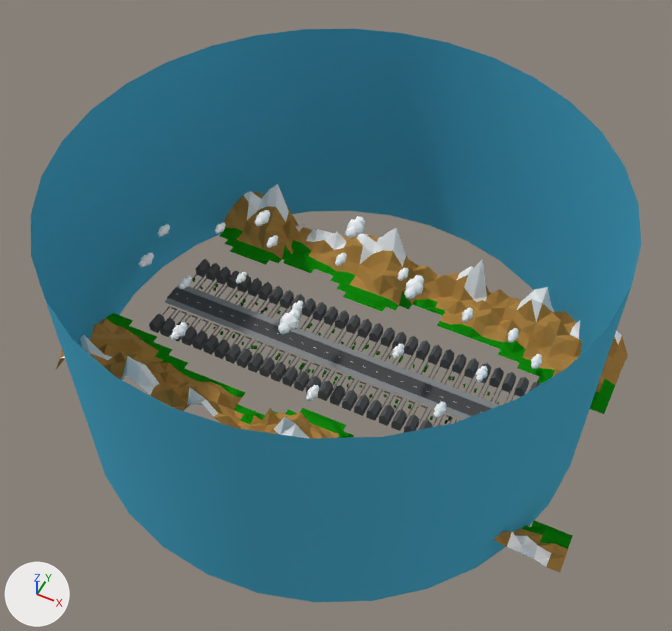
What one commit did to the Blender file 03-Scenes/Grundeinstellung2.blend.
The view is the same before and after, from a 50 mm camera at (55.1, -115.9, 158.9) aimed at (0.1, -5.8, 21.3). The axes (+X, +Y, +Z) are drawn at lower left. The lights are the same throughout.
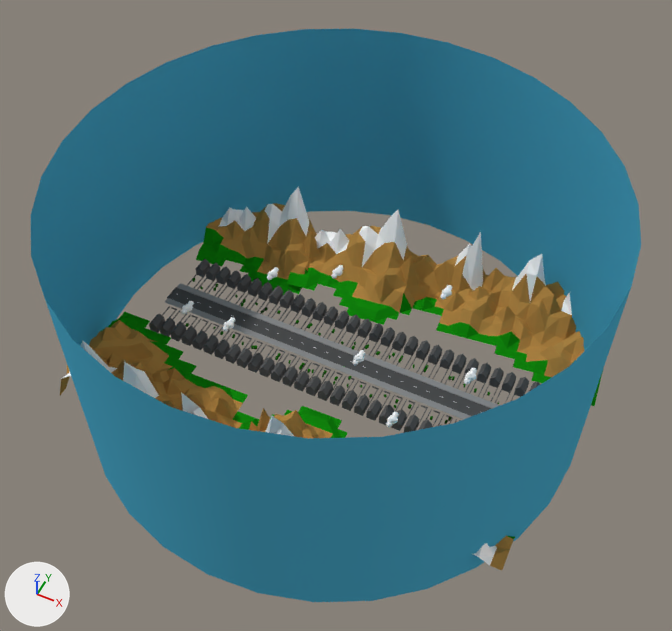
Changed parts and their boxes (x1, y1, x2, y2) in the pictures (672 x 631 px; the box of a moved part takes in the faces that stretch with it):
'berge.001', added: after (196, 186, 603, 406)
'berge.003', deleted: before (220, 184, 628, 414)
'berge', reshaped, moved, turned, rescaled: before (56, 313, 573, 573); after (60, 312, 515, 570)
'clouds.019', no longer drawn: before (278, 309, 300, 335)
'clouds.020', no longer drawn: before (404, 275, 424, 299)
'clouds.018', no longer drawn: before (345, 216, 365, 239)
'clouds.002', no longer drawn: before (170, 322, 188, 340)
'clouds.004', no longer drawn: before (255, 210, 270, 226)
'clouds.007', no longer drawn: before (139, 253, 154, 268)
'clouds.014', no longer drawn: before (434, 401, 446, 418)
'clouds.017', deleted: before (306, 385, 319, 401)
'wolkee.005', added: after (464, 368, 477, 384)
'clouds.013', no longer drawn: before (476, 366, 488, 382)
'clouds.015', deleted: before (531, 354, 542, 369)
'clouds.012', deleted: before (462, 307, 473, 322)
'wolkee.006', added: after (386, 412, 399, 427)
'clouds.009', no longer drawn: before (392, 344, 404, 359)
'wolkee.002', added: after (352, 350, 365, 365)
'clouds.003', deleted: before (179, 276, 192, 290)
'clouds.016', no longer drawn: before (508, 328, 518, 343)
'wolkee.001', added: after (222, 317, 235, 331)
'clouds.011', deleted: before (335, 253, 347, 266)
'wolkee.004', added: after (440, 285, 452, 299)
'clouds.010', no longer drawn: before (398, 268, 409, 281)
'wolkee.007', added: after (181, 301, 194, 314)
'clouds.006', no longer drawn: before (157, 224, 170, 237)
'wolkee.003', added: after (331, 265, 343, 279)
'clouds.005', deleted: before (266, 235, 278, 248)
'wolkee', added: after (267, 267, 279, 280)
'clouds.001', deleted: before (236, 272, 247, 284)
'clouds', no longer drawn: before (215, 222, 226, 234)
'clouds.008', no longer drawn: before (292, 300, 303, 312)
part 1 of me_plane, moved or reshaped: before (220, 184, 573, 573); after (196, 186, 515, 570)

The change, as a list of edits to the scene's bpy script:
```text
Change me_plane:
    where me_plane.from_pydata(...)  # 396 vertices, 649 faces; spans x -1.04..-0.31, y -1.77..1.0, z -0.03..0.53
    used by ob_plane; location = (0.389, 0.404, 0.0863); rotation_euler = (0.0, 0.0, -0.0089), in degrees (0, 0, -0.5); scale = (7.08, 7.08, 7.08)
    me_plane part 1: the loose piece of 108 vertices spanning x -1.04..-0.54, y -1.77..-0.9, z 0.0..0.53 is moved by (0.0, 0.11, -0.04)
Change col_clouds:
    remove col_clouds.objects.link(ob_icosphere_002)
    remove col_clouds.objects.link(ob_icosphere_001)
    remove col_clouds.objects.link(ob_icosphere)
Add col_wolkee:
    col_wolkee = bpy.data.collections.new('wolkee')
    col_wolkee.objects.link(ob_icosphere_003)
    col_wolkee.objects.link(ob_icosphere_002)
    col_wolkee.objects.link(ob_icosphere_001)
    col_wolkee.objects.link(ob_icosphere)
Remove ob_berge_003:
    ob_berge_003 = bpy.data.objects.new('berge.003', None)
Change ob_berge:
    ob_berge.location: (-13.2, -3.6, 0.5) -> (-13.3, 1.2, 0.0)
    ob_berge.rotation_euler: (0.0, 0.0, -4.689) -> (0.0, 0.0, 1.614)  # degrees (0, 0, -269) -> degrees (0, 0, 92)
    ob_berge.scale: (3.85, 5.73, 3.84) -> (5.22, 5.22, 5.22)
Change ob_clouds_020:
    ob_clouds_020.location: (10.1, 10.4, 12.4) -> (10.1, 10.4, 9.4)
Remove ob_clouds_017:
    ob_clouds_017 = bpy.data.objects.new('clouds.017', None)
Remove ob_clouds_015:
    ob_clouds_015 = bpy.data.objects.new('clouds.015', None)
Remove ob_clouds_012:
    ob_clouds_012 = bpy.data.objects.new('clouds.012', None)
Remove ob_clouds_011:
    ob_clouds_011 = bpy.data.objects.new('clouds.011', None)
Change ob_clouds_009:
    ob_clouds_009.location: (11.9, -0.8, 7.5) -> (11.9, -0.8, 12.2)
Remove ob_clouds_005:
    ob_clouds_005 = bpy.data.objects.new('clouds.005', None)
Remove ob_clouds_003:
    ob_clouds_003 = bpy.data.objects.new('clouds.003', None)
Remove ob_clouds_001:
    ob_clouds_001 = bpy.data.objects.new('clouds.001', None)
Change ob_icosphere_002:
    ob_icosphere_002.location: (-1.182, 0.0, 3.521) -> (-1.311, 0.256, 3.365)
Change ob_icosphere_001:
    ob_icosphere_001.location: (1.127, 0.0, 3.368) -> (1.127, 0.0, 3.657)
Change ob_icosphere:
    ob_icosphere.location: (0.0, 0.0, 3.382) -> (0.058, 0.0, 3.382)
    ob_icosphere.scale: (1.0, 1.0, 1.0) -> (0.963, 0.963, 0.963)
Add ob_icosphere_003:
    ob_icosphere_003 = bpy.data.objects.new('Icosphere.003', me_icosphere.copy())  # the mesh of ob_icosphere
    ob_icosphere_003.location = (-0.733, 0.317, 3.903)
    ob_icosphere_003.scale = (0.634, 0.634, 0.634)
Add ob_wolkee:
    ob_wolkee = bpy.data.objects.new('wolkee', None)
    ob_wolkee.location = (-22.4, 8.1, 6.6)
    ob_wolkee.rotation_euler = (0.0, 0.0, 1.571)  # degrees (0, 0, 90)
    ob_wolkee.instance_type = 'COLLECTION'
    ob_wolkee.instance_collection = col_wolkee
Add ob_wolkee_001:
    ob_wolkee_001 = bpy.data.objects.new('wolkee.001', None)
    ob_wolkee_001.location = (-22.6, -10.4, 8.3)
    ob_wolkee_001.rotation_euler = (0.0, 0.0, 1.571)  # degrees (0, 0, 90)
    ob_wolkee_001.instance_type = 'COLLECTION'
    ob_wolkee_001.instance_collection = col_wolkee
Add ob_wolkee_002:
    ob_wolkee_002 = bpy.data.objects.new('wolkee.002', None)
    ob_wolkee_002.location = (6.9, -9.0, 11.8)
    ob_wolkee_002.rotation_euler = (0.0, 0.0, 1.571)  # degrees (0, 0, 90)
    ob_wolkee_002.instance_type = 'COLLECTION'
    ob_wolkee_002.instance_collection = col_wolkee
Add ob_wolkee_003:
    ob_wolkee_003 = bpy.data.objects.new('wolkee.003', None)
    ob_wolkee_003.location = (-6.2, 7.8, 14.9)
    ob_wolkee_003.rotation_euler = (0.0, 0.0, 1.571)  # degrees (0, 0, 90)
    ob_wolkee_003.instance_type = 'COLLECTION'
    ob_wolkee_003.instance_collection = col_wolkee
Add ob_wolkee_004:
    ob_wolkee_004 = bpy.data.objects.new('wolkee.004', None)
    ob_wolkee_004.location = (17.5, 9.6, 18.2)
    ob_wolkee_004.rotation_euler = (0.0, 0.0, 1.571)  # degrees (0, 0, 90)
    ob_wolkee_004.instance_type = 'COLLECTION'
    ob_wolkee_004.instance_collection = col_wolkee
Add ob_wolkee_005:
    ob_wolkee_005 = bpy.data.objects.new('wolkee.005', None)
    ob_wolkee_005.location = (30.1, -10.6, 21.1)
    ob_wolkee_005.rotation_euler = (0.0, 0.0, 1.571)  # degrees (0, 0, 90)
    ob_wolkee_005.instance_type = 'COLLECTION'
    ob_wolkee_005.instance_collection = col_wolkee
Add ob_wolkee_006:
    ob_wolkee_006 = bpy.data.objects.new('wolkee.006', None)
    ob_wolkee_006.location = (17.7, -16.3, 6.9)
    ob_wolkee_006.rotation_euler = (0.0, 0.0, 1.571)  # degrees (0, 0, 90)
    ob_wolkee_006.instance_type = 'COLLECTION'
    ob_wolkee_006.instance_collection = col_wolkee
Add ob_wolkee_007:
    ob_wolkee_007 = bpy.data.objects.new('wolkee.007', None)
    ob_wolkee_007.location = (-34.6, -8.2, 5.4)
    ob_wolkee_007.rotation_euler = (0.0, 0.0, 1.571)  # degrees (0, 0, 90)
    ob_wolkee_007.instance_type = 'COLLECTION'
    ob_wolkee_007.instance_collection = col_wolkee
Add ob_berge_001:
    ob_berge_001 = bpy.data.objects.new('berge.001', None)
    ob_berge_001.location = (14.0, -1.9, -0.1)
    ob_berge_001.rotation_euler = (0.0, 0.0, -1.439)  # degrees (0, 0, -82)
    ob_berge_001.scale = (5.22, 5.22, 5.22)
    ob_berge_001.instance_type = 'COLLECTION'
    ob_berge_001.instance_collection = col_berge
```
